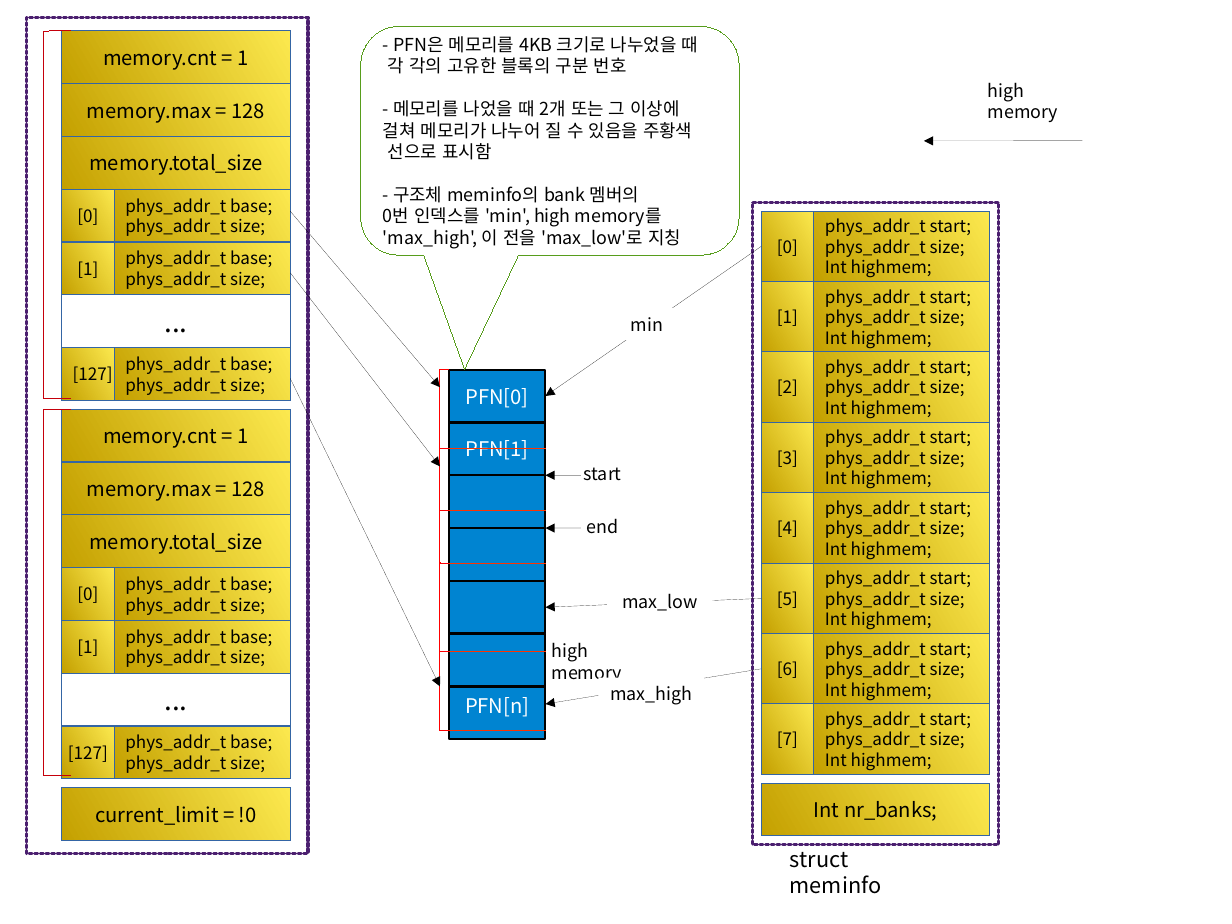
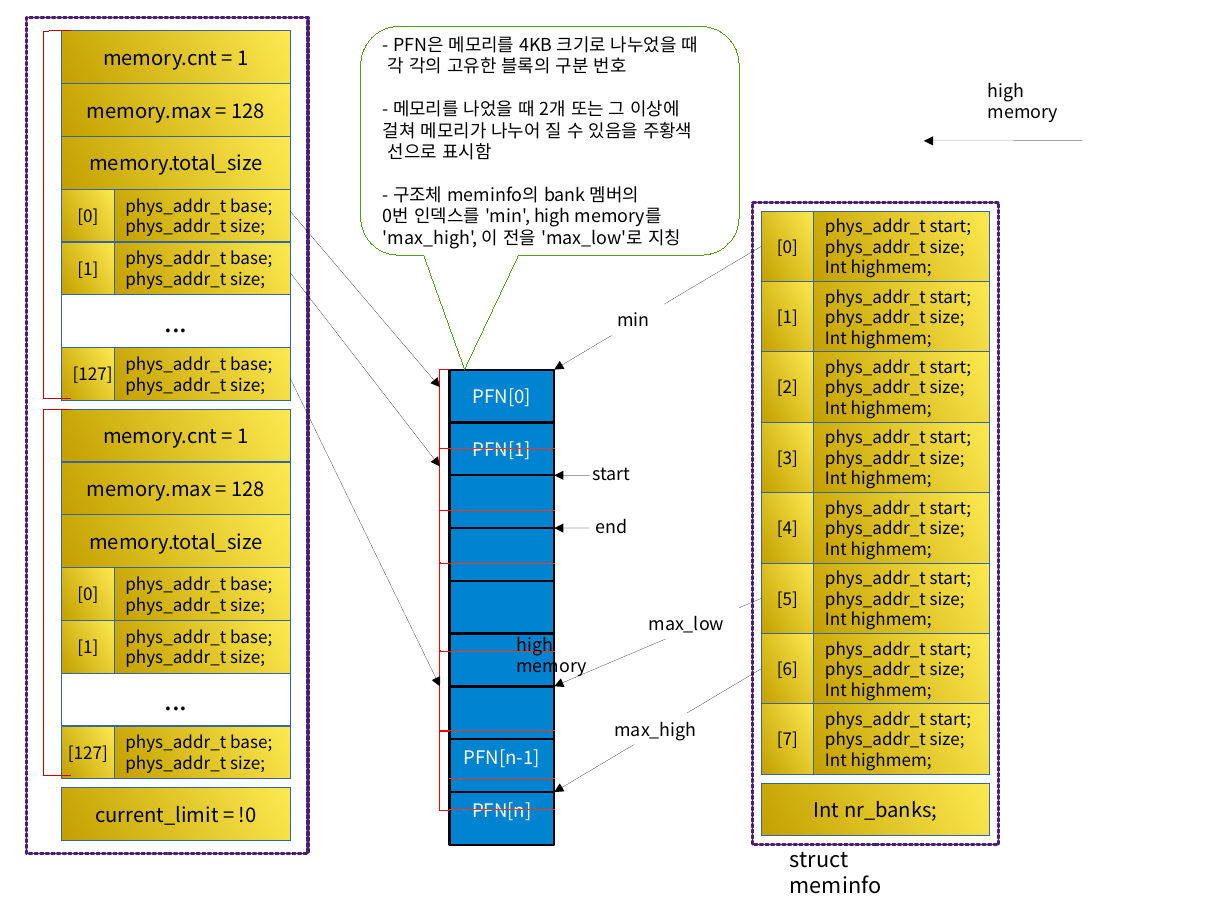
Before and after one commit to iamroot11c/kernel, a slide deck: slide 5 of 00-iamroot11c/users/man/IAMROOT-bootmem_init.odp (slide 4 before the commit). Drawn at 1232x924 pixels with LibreOffice and Linux fonts; fonts in the diff are those of the drawing. Boxes give left, top, right and bottom in pixels: in the first picture for what was removed or moved away, otherwise in the second. Text is boxed around its words. In the diff, an @@ line names an element or a change of style, - is before the commit and + after.

```diff
--- a/00-iamroot11c/users/man/IAMROOT-bootmem_init.odp
+++ b/00-iamroot11c/users/man/IAMROOT-bootmem_init.odp
@@ arrow moved from (761, 246) - (546, 396) to (761, 246) - (555, 370) @@
@@ text "min": place and size @@
-text "min" at [631, 317, 663, 331]
+text "min" at [617, 312, 649, 326]
@@ rectangle "PFN[0]": place and size @@
-rectangle "PFN[0]" at [449, 370, 546, 423]
+rectangle "PFN[0]" at [449, 370, 555, 423]
@@ rectangle "PFN[1]": place and size @@
-rectangle "PFN[1]" at [449, 423, 546, 475]
+rectangle "PFN[1]" at [449, 423, 555, 475]
@@ line moved from (449, 449) - (546, 449) to (449, 449) - (555, 449) @@
@@ rectangle: place and size @@
-rectangle at [449, 475, 546, 528]
+rectangle at [449, 475, 555, 528]
@@ rectangle: place and size @@
-rectangle at [449, 528, 546, 580]
+rectangle at [449, 528, 555, 580]
@@ line moved from (449, 511) - (546, 511) to (449, 511) - (555, 511) @@
@@ 2 texts, 2 arrows: place and size @@
-2 texts, 2 arrows at [546, 467, 622, 534]
+2 texts, 2 arrows at [555, 467, 631, 534]
@@ line moved from (449, 563) - (546, 563) to (449, 563) - (555, 563) @@
@@ rectangle: place and size @@
-rectangle at [449, 581, 546, 634]
+rectangle at [449, 581, 555, 634]
@@ arrow moved from (761, 669) - (546, 704) to (761, 598) - (555, 686) @@
@@ text "high memory" rewrapped from [552, 642, 623, 680] to [516, 632, 587, 678] @@
@@ text "max_low": place and size @@
-text "max_low" at [622, 593, 698, 611]
+text "max_low" at [648, 615, 724, 633]
@@ rectangle: place and size @@
-rectangle at [449, 634, 546, 686]
+rectangle at [449, 634, 555, 686]
@@ line moved from (449, 652) - (546, 652) to (449, 652) - (555, 652) @@
@@ rectangle added at [449, 686, 555, 739], fill #0084D1, outline #000000 1.42 pt @@
@@ arrow moved from (761, 598) - (546, 607) to (761, 669) - (555, 793) @@
@@ text "max_high": place and size @@
-text "max_high" at [610, 685, 692, 705]
+text "max_high" at [614, 721, 696, 741]
@@ left bracket added at [440, 731, 449, 811], outline #FF0000 0 pt @@
@@ line moved from (449, 731) - (546, 731) to (449, 731) - (555, 731) @@
@@ rectangle added at [449, 739, 555, 792], fill #0084D1, outline #000000 1.42 pt, 12 pt, text #FFFFFF @@
+PFN[n-1]
@@ line added from (449, 779) to (555, 779), #FF3300 0 pt @@
@@ size 13 to 12 pt in 3 elements at [449, 423, 555, 475], [449, 370, 555, 423], [449, 793, 555, 845] @@
@@ rectangle "PFN[n]": place and size @@
-rectangle "PFN[n]" at [449, 686, 546, 739]
+rectangle "PFN[n]" at [449, 793, 555, 845]
@@ line added from (449, 809) to (555, 809), #FF3300 0 pt @@
```
Also in this commit, not shown: 3 other slides changed, 1 slide added, 2 other files.
